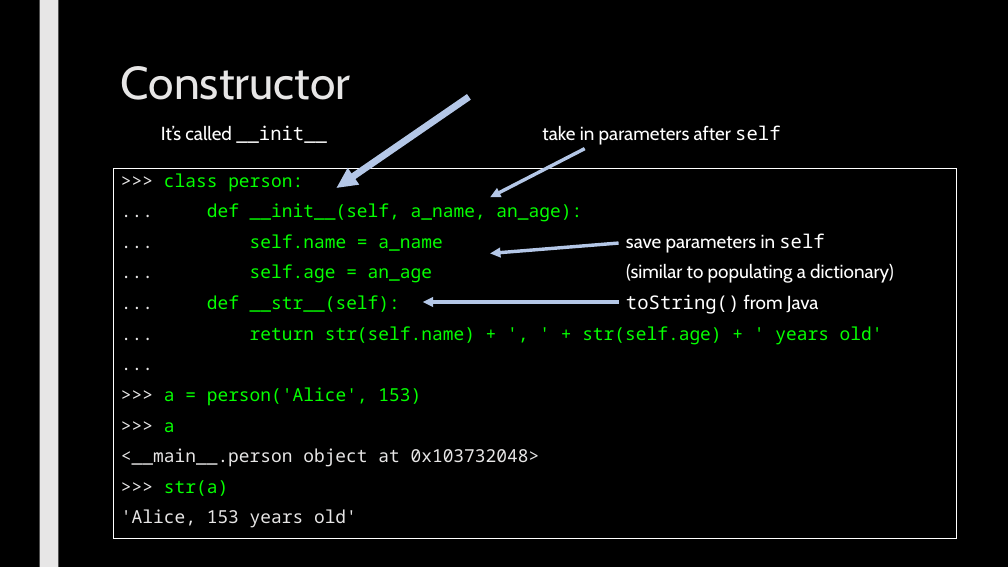
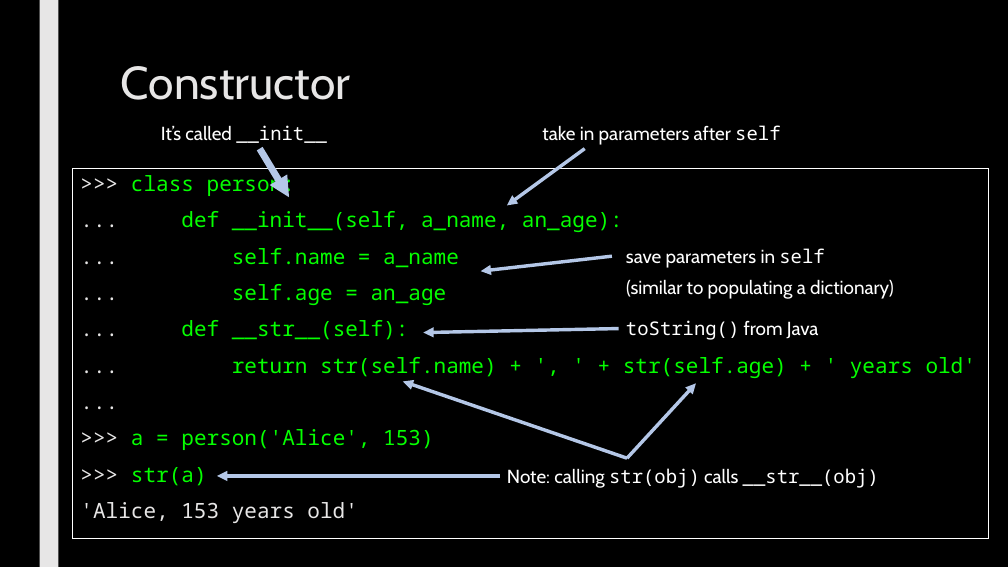
Before and after one commit to max7patek/metaprogramming, a slide deck: slide 15 of slides/00-OOPython.pptx (slide 13 before the commit). Drawn at 1008x567 pixels with LibreOffice and Linux fonts; fonts in the diff are those of the drawing. Boxes give left, top, right and bottom in pixels: in the first picture for what was removed or moved away, otherwise in the second. Text is boxed around its words. In the diff, an @@ line names an element or a change of style, - is before the commit and + after.

```diff
--- a/slides/00-OOPython.pptx
+++ b/slides/00-OOPython.pptx
@@ arrow moved from (469, 97) - (337, 188) to (260, 149) - (289, 197) @@
@@ arrow moved from (585, 149) - (490, 197) to (585, 149) - (507, 206) @@
@@ text ">>> class person:" resized from (x1=113, y1=169, x2=957, y2=538) to (x1=73, y1=169, x2=989, y2=538) @@
@@ text ">>> class person:" at (x1=73, y1=169, x2=989, y2=538): size 17 to 20 pt; line spacing 0.84 to 0.94 @@
@@ arrow moved from (619, 243) - (490, 253) to (612, 256) - (481, 271) @@
@@ text "save parameters in self" moved from (x1=626, y1=233, x2=824, y2=253) to (x1=626, y1=248, x2=824, y2=268) @@
@@ text "(similar to populating a dictionary)" moved from (x1=626, y1=263, x2=894, y2=283) to (x1=626, y1=279, x2=894, y2=299) @@
@@ arrow moved from (619, 302) - (423, 302) to (619, 329) - (423, 333) @@
@@ text "toString() from Java" moved from (x1=626, y1=294, x2=819, y2=314) to (x1=626, y1=320, x2=819, y2=340) @@
@@ arrow added from (627, 458) to (403, 382), #B4C7E7 3.25 pt @@
@@ arrow added from (627, 458) to (696, 383), #B4C7E7 3.25 pt @@
@@ text at (x1=121, y1=422, x2=540, y2=467): paragraphs removed @@
->>> a
-<__main__.person object at 0x103732048>
@@ arrow added from (500, 476) to (217, 476), #B4C7E7 3.25 pt @@
@@ text added at (x1=507, y1=468, x2=879, y2=488), 18 pt, text #FFFFFF @@
+Note: calling str(obj) calls __str__(obj)
```
Also in this commit, not shown: 12 other slides changed, 4 slides added.
